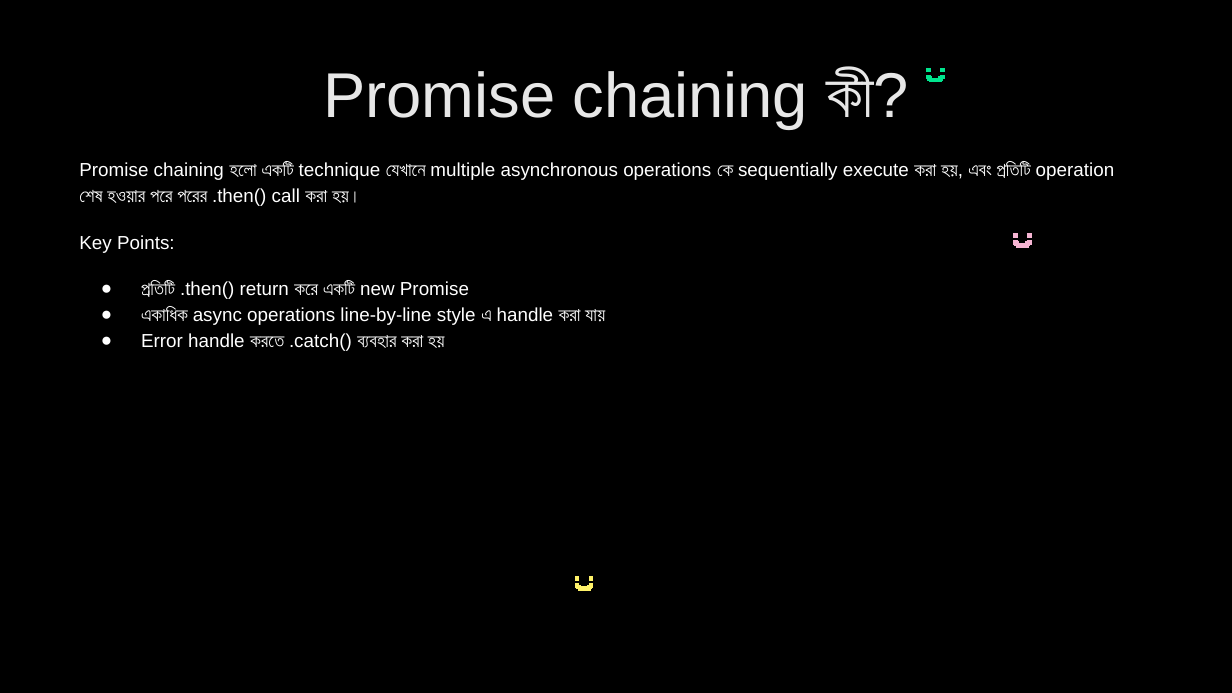
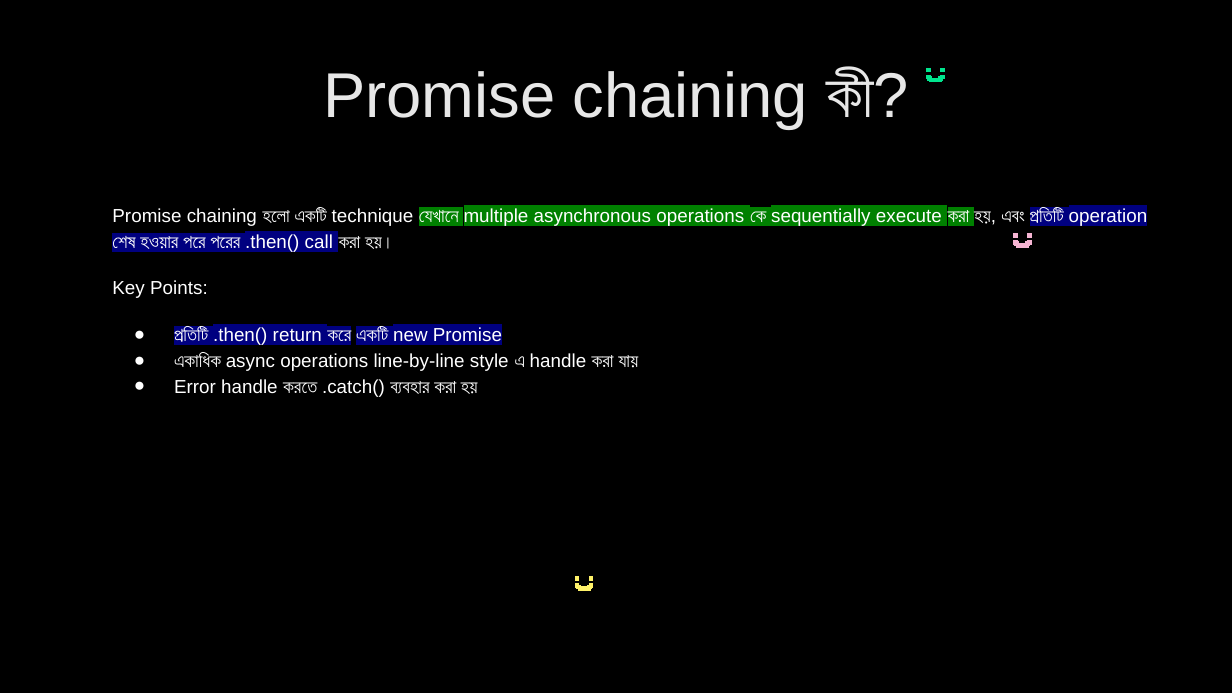
Before and after one commit to nabila-nuzhat/class-js, a slide deck: slide 36 of Interview Question JavaScript_HIGHLIGHTED.pptx. Drawn at 1232x693 pixels with LibreOffice and Linux fonts; fonts in the diff are those of the drawing. Boxes give left, top, right and bottom in pixels: in the first picture for what was removed or moved away, otherwise in the second. Text is boxed around its words. In the diff, an @@ line names an element or a change of style, - is before the commit and + after.

```diff
--- a/Interview Question JavaScript_HIGHLIGHTED.pptx
+++ b/Interview Question JavaScript_HIGHLIGHTED.pptx
@@ text "Promise chaining হলো একটি technique ...": place and size @@
-text "Promise chaining হলো একটি technique ..." at <box>79,162,1115,351</box>
+text "Promise chaining হলো একটি technique ..." at <box>112,207,1148,397</box>
@@ text at <box>112,207,1148,347</box>: highlight none to #008000 in "যেখানে multiple asynchronous operations কে sequentially exec ..."; highlight none to #000080 in "প্রতিটি operation শেষ হওয়ার পরে পরের .then() ...", "প্রতিটি .then() return করে একটি new Promise" @@
```
Also in this commit, not shown: 2 other slides changed.
